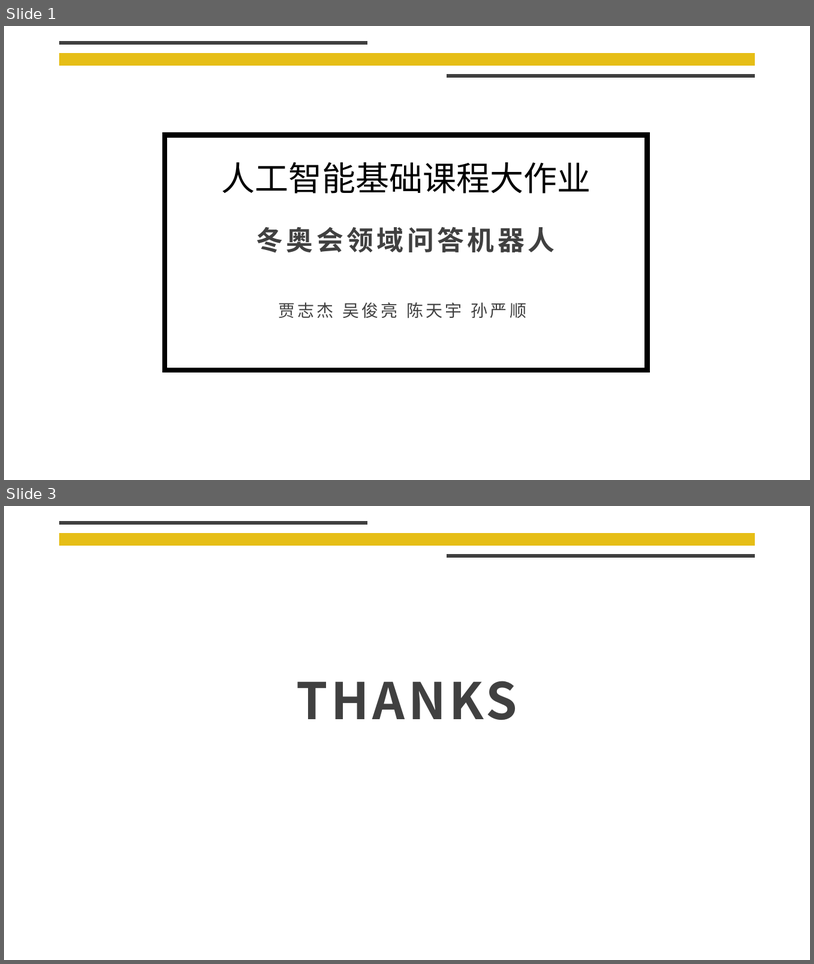
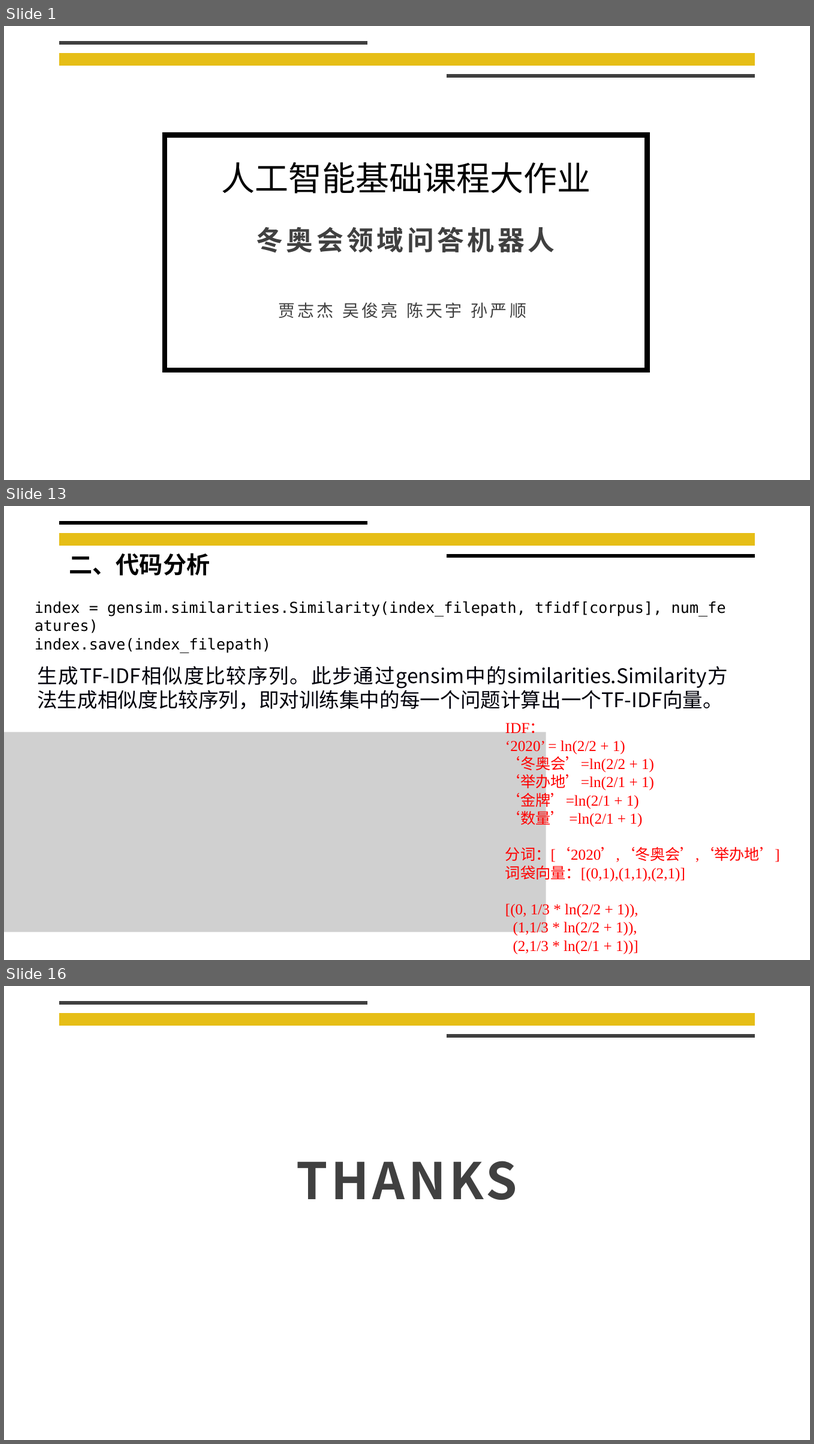
Before and after one commit to liangliang678/UCAS_AI, a slide deck: doc/实验展示.pptx. Shown one above the other, each under a label of ours: slides 1 and 3 before the commit, slides 1, 13 and 16 after it; the slides between them are not shown. The pictures are 814x964 and 814x1444 pixels, drawn with LibreOffice and Linux fonts; fonts in the diff are those of the drawing; grey boxes stand for pictures; background and template pictures are left out. Boxes give left, top, right and bottom in pixels: in the first picture for what was removed or moved away, otherwise in the second. Text is boxed around its words. In the diff, an @@ line names an element or a change of style, - is before the commit and + after.

```diff
--- a/doc/实验展示.pptx
+++ b/doc/实验展示.pptx
@@ slide 13 added at <box>4,506,810,960</box>, background #FFFFFF; not listed: 1 template element that a slide beside it also shows @@
@@ line added from (60, 523) to (368, 523), #000000 4.5 pt @@
@@ text added at <box>69,553,210,576</box>, 28 pt, text #000000, bold @@
+二、代码分析
@@ line added from (447, 556) to (755, 556), #000000 4.5 pt @@
@@ text added at <box>35,601,726,653</box>, 18 pt, text #000000 @@
+index = gensim.similarities.Similarity(index_filepath, tfidf[corpus], num_features)
+index.save(index_filepath)
@@ text added at <box>37,666,728,709</box>, 24 pt, text #00000A @@
+生成TF-IDF相似度比较序列。此步通过gensim中的similarities.Similarity方法生成相似度比较序列，即对训练集中的每一个问题计算出一个TF-IDF向量。
@@ picture added at <box>4,732,546,931</box> @@
@@ text added at <box>506,723,780,954</box>, 18 pt, text #FF0000 @@
+IDF：
+‘2020’ = ln(2/2 + 1)
+‘冬奥会’=ln(2/2 + 1)
+‘举办地’=ln(2/1 + 1)
+‘金牌’=ln(2/1 + 1)
+‘数量’ =ln(2/1 + 1)
+分词：[‘2020’,‘冬奥会’,‘举办地’]
+词袋向量：[(0,1),(1,1),(2,1)]
+[(0, 1/3 * ln(2/2 + 1)),
+(1,1/3 * ln(2/2 + 1)),
+(2,1/3 * ln(2/1 + 1))]
@@ what was slide 3 is now slide 16 @@
```
Also in this commit, not shown: 13 other slides added, 1 slide removed, 2 other files.
